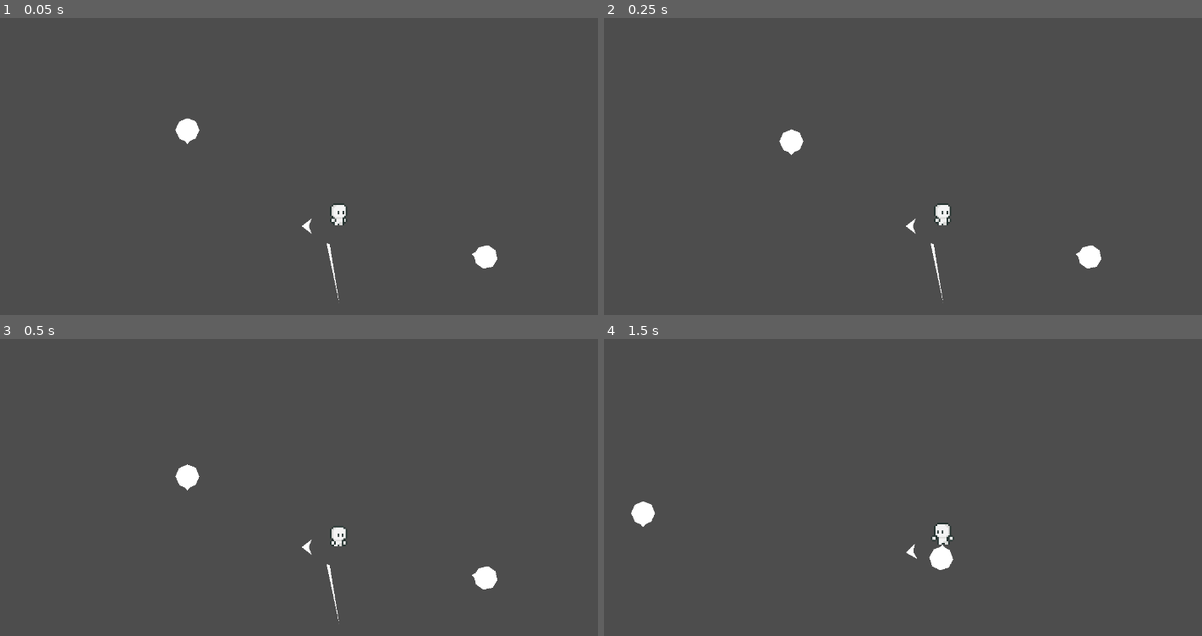
Above: before the commit, frames 1-4 (two rows, left to right).
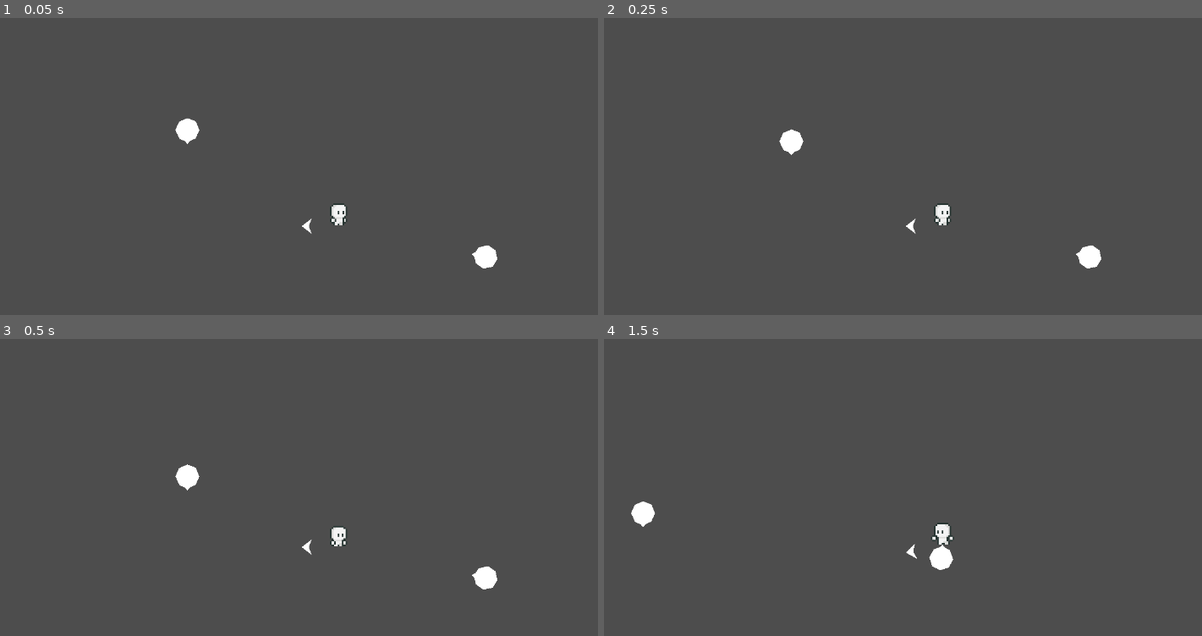
Above: after the commit, the same moments.

Repository: TheodoreVrel/FranklinEvy
Game: Godot game, scene res://Scenes/Game.tscn
Two runs of this game, one before a commit and one after it. Both use one fixed random seed, a clock stepped at 60 frames per second and the inputs below.
Inputs (mouse positions are in pixels of both pictures, inside the frame that each line leads up to):
- Up to frame 1 (0.05 s): no input
- Up to frame 2 (0.25 s): no input
- Up to frame 3 (0.5 s): no input
- Up to frame 4 (1.5 s): move the mouse to (1088, 526) at 0.52 s; hold D (right) 0.53-1.28 s; click (1088, 526) at 0.6 s; move the mouse to (807, 567) at 1.27 s; hold S (down) from 1.28 s (still down); tap E (action_1) at 1.35 s

The runs differ from the first frame. In frame 1, less than 0.1% of the frame differs, in the area x 54-57%, y 75-96%; in frame 2, less than 0.1%; in frame 3, less than 0.1%; in frame 4, nothing differs.

Commit message:
added collision and damage logic for sword

Diff:
--- a/Scenes/DamageDealers/sword_slash_area.tscn
+++ b/Scenes/DamageDealers/sword_slash_area.tscn
@@ -7,9 +7,12 @@
 
 [node name="SwordSlashArea" type="Area2D"]
 scale = Vector2(0.4, 0.4)
+collision_layer = 32
+collision_mask = 2
 script = ExtResource("1_44370")
 
 [node name="CollisionShape2D" type="CollisionShape2D" parent="."]
+visible = false
 position = Vector2(-50, -5)
 rotation = 0.705113
 shape = SubResource("RectangleShape2D_a7is8")
@@ -19,10 +22,14 @@
 polygon = PackedVector2Array(50.2059, 0.607338, -50.8202, -4.16017, 49.4065, 4.12315)
 
 [node name="CollisionShape2D2" type="CollisionShape2D" parent="."]
+visible = false
 position = Vector2(77.5, 7.5)
 rotation = -0.169297
 shape = SubResource("RectangleShape2D_a7is8")
+disabled = true
 debug_color = Color(0.847059, 0.376471, 0, 0.419608)
 
 [node name="Polygon2D" type="Polygon2D" parent="CollisionShape2D2"]
 polygon = PackedVector2Array(-49.2958, -1.98029, 49.4633, -1.17755, -51.1259, 2.67276)
+
+[connection signal="area_entered" from="." to="." method="_on_area_entered"]
--- a/Scenes/Player/player_evy.tscn
+++ b/Scenes/Player/player_evy.tscn
@@ -447,6 +447,7 @@
 script = ExtResource("10_dg0xo")
 damage_hitbox_packed = ExtResource("11_7qu78")
 sword_slash_reset_timer = NodePath("../../../Timers/SwordSlashResetTimer")
+attack_damage = 3
 weapon_cooldown_timer = NodePath("../../../Timers/SwordSlashTimer")
 
 [node name="PlumeDaggerAttackComponent" parent="Rotatable/AttackComponents" node_paths=PackedStringArray("weapon_cooldown_timer") instance=ExtResource("5_8n7fg")]
--- a/Scripts/Attacks/sword_slash_area.gd
+++ b/Scripts/Attacks/sword_slash_area.gd
@@ -3,11 +3,16 @@
 @onready var collision_shape_left : CollisionShape2D = $CollisionShape2D
 @onready var collision_shape_right : CollisionShape2D = $CollisionShape2D2
 
+var enemies_hit : Array #<areas>
+
+signal enemy_hit
+
 func _ready():
-	select_swing_area(true)
+	select_swing_area(true, true)
 
 func swing(swing_num : int):
 	var tween = get_tree().create_tween()
+	enemies_hit.clear()
 	match swing_num:
 
 		1:
@@ -26,6 +31,18 @@
 func select_swing_area(swing_side_right : bool, reset : bool = false):
 	collision_shape_left.visible = !swing_side_right
 	collision_shape_right.visible = swing_side_right
+
+	collision_shape_left.disabled = swing_side_right
+	collision_shape_right.disabled = !swing_side_right
+
 	if reset:
 		collision_shape_left.visible = false
 		collision_shape_right.visible = false
+		collision_shape_left.disabled = true
+		collision_shape_right.disabled = true
+
+
+func _on_area_entered(area):
+	if area is HurtboxComponent and area not in enemies_hit:
+		enemies_hit.append(area)
+		enemy_hit.emit(area)
--- a/Scripts/EntityComponents/AttackComponents/DefaultMeleeAttackComponent.gd
+++ b/Scripts/EntityComponents/AttackComponents/DefaultMeleeAttackComponent.gd
@@ -10,6 +10,7 @@
 
 func more_onready_settings():
 	damage_hitbox = damage_hitbox_packed.instantiate()
+	damage_hitbox.connect("enemy_hit", attack_hitbox_hit_unit_hurtbox)
 	add_child(damage_hitbox)
 
 	if sword_slash_reset_timer:
@@ -44,3 +45,9 @@
 	if weapon_cooldown_timer :
 		can_use_attack = false
 		weapon_cooldown_timer.start()
+
+
+func attack_hitbox_hit_unit_hurtbox(area):
+	if area is HurtboxComponent:
+		area.change_health(attack)
+		print("------------  ", attack.health_value)
--- a/project.godot
+++ b/project.godot
@@ -67,8 +67,8 @@
 
 2d_physics/layer_1="Player"
 2d_physics/layer_2="Enemy"
-2d_physics/layer_3="Ally Projectile"
-2d_physics/layer_4="Enemy Projectile"
+2d_physics/layer_3="Ally Damage"
+2d_physics/layer_4="Enemy Damage"
 2d_physics/layer_5="Obstacle"
 
 [rendering]
